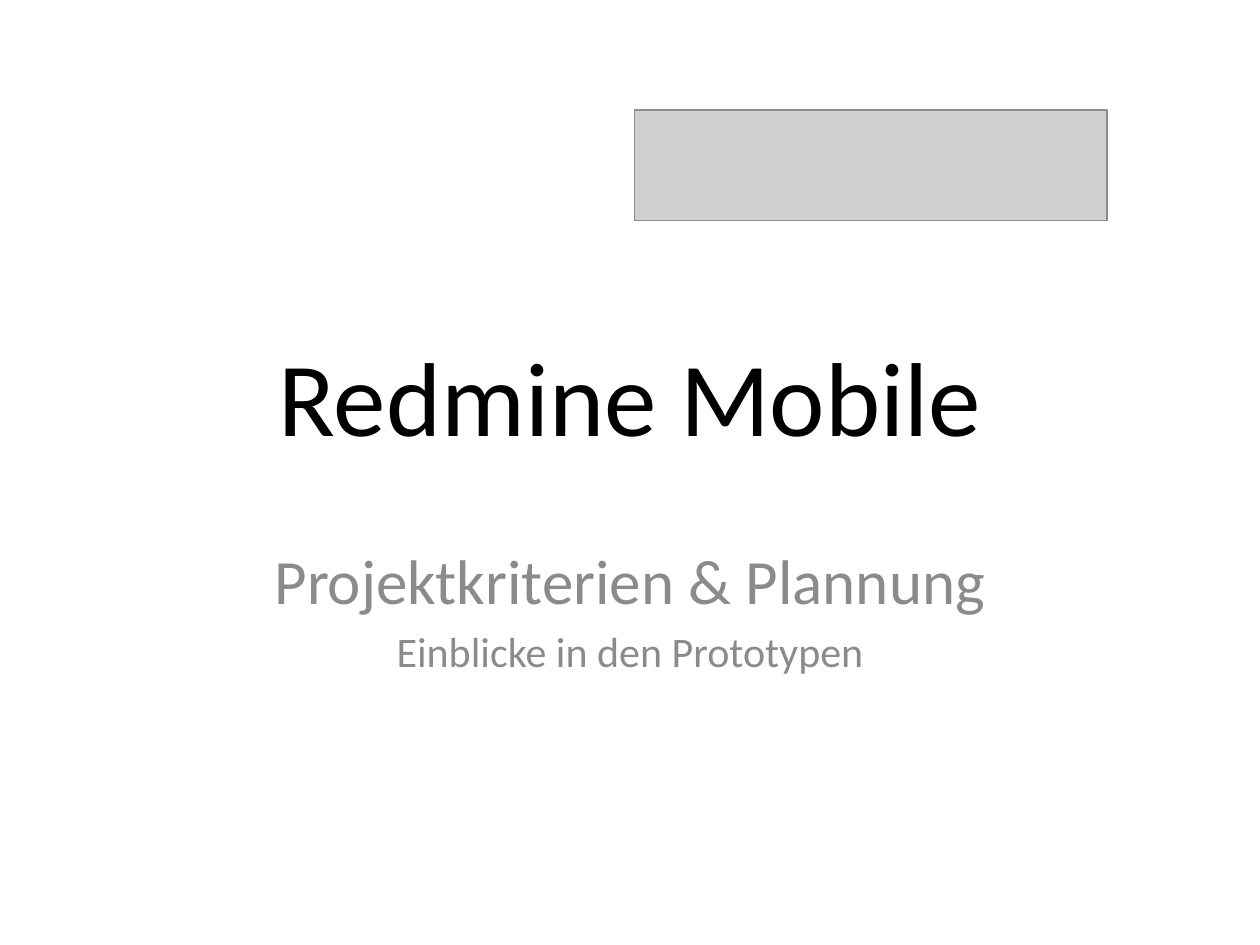
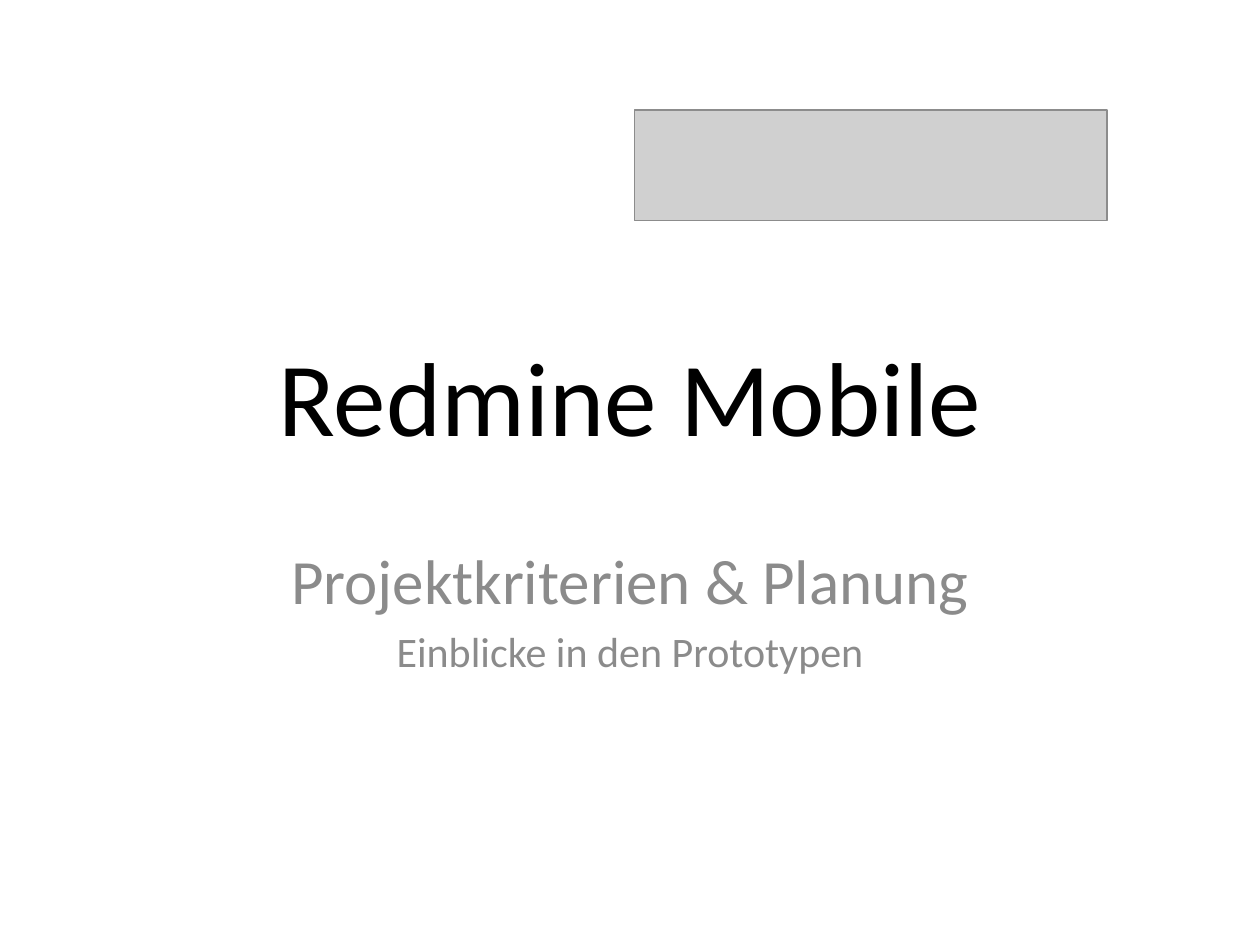
Before and after one commit to sebastianlay/redmine-mobile, a slide deck: slide 1 of presentation/RedmineMobile_Kriterien.pptx. Drawn at 1260x945 pixels with LibreOffice and Linux fonts; fonts in the diff are those of the drawing; grey boxes stand for pictures. Boxes give left, top, right and bottom in pixels: in the first picture for what was removed or moved away, otherwise in the second. Text is boxed around its words. In the diff, an @@ line names an element or a change of style, - is before the commit and + after.

```diff
--- a/presentation/RedmineMobile_Kriterien.pptx
+++ b/presentation/RedmineMobile_Kriterien.pptx
@@ subtitle at (291,560,968,615): text changed @@
-Projektkriterien & Plannung
+Projektkriterien & Planung
```
Also in this commit, not shown: 4 other slides changed.
